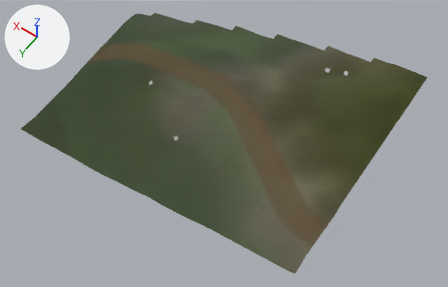
The glTF model eloria-assets/maps/continent-v2/reedfall/client/chunks/09_12/world.glb as it was, and as the next commit left it.
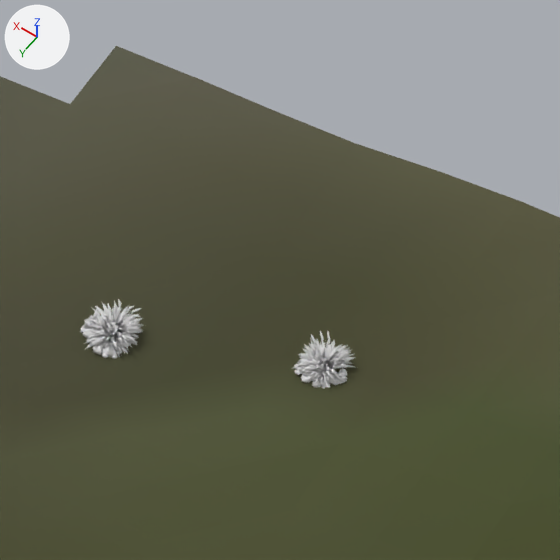
The first picture shows the older version from a 50 mm lens placed at (-136.1, -149.1, 179.7), pointed at (-79.6, -228.1, 55.5). The close-ups show the older and then the newer version on the part from 71% to 82% of the width and 15% to 32% of the height of that picture. Only the edits that show in the close-ups are written down. Lighting does not change. The marker at upper left points along +X, +Y and +Z. Where no turn or scale is listed for an object, it has been applied to the vertices.

In view in the first close-up: 'AuthoredGround_reedfallBase_reedfall_09_12', 'Terrain_reedfall_09_12', 'kit-tussock-grass-1', 'kit-tussock-grass-1.001'.
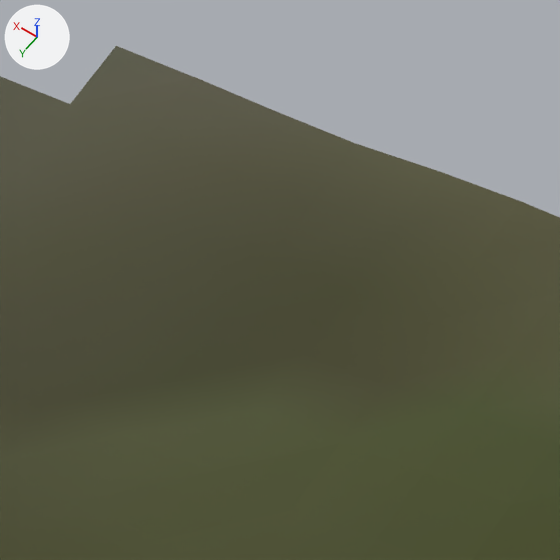
Boxes [x1, y1, x2, y2] around the edits, measured in the close-ups (560 x 560 px):
'kit-tussock-grass-1.001', no longer drawn
    before: [80, 299, 144, 359]
'kit-tussock-grass-1', no longer drawn
    before: [291, 331, 356, 389]

The change in detail:
Object 'kit-tussock-grass-1' (ob_kit_tussock_grass_1) now shows nothing instead of me_mesh_3.
Object 'kit-tussock-grass-1.001' (ob_kit_tussock_grass_1_001) now shows nothing instead of me_mesh_3.
